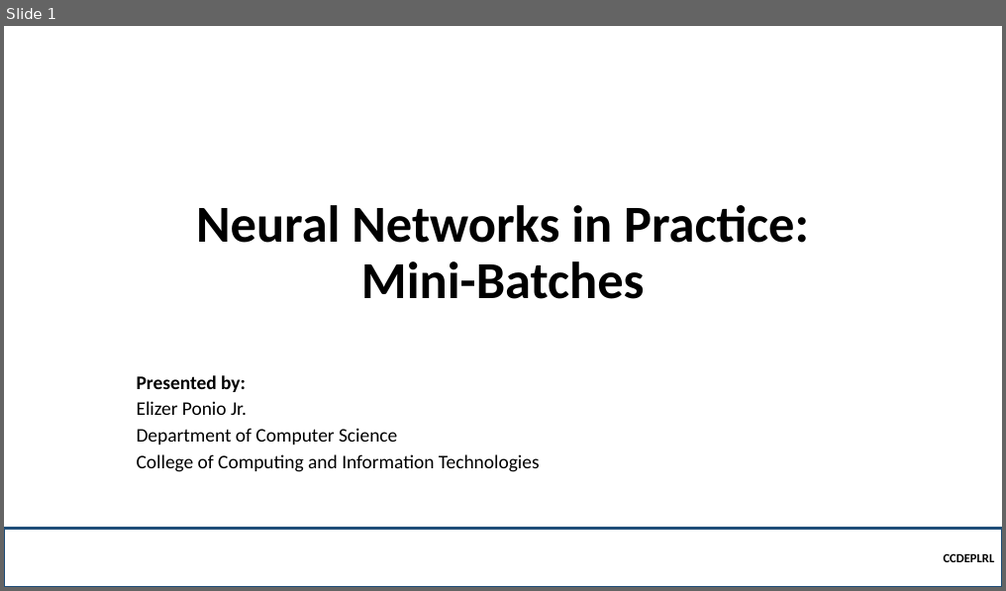
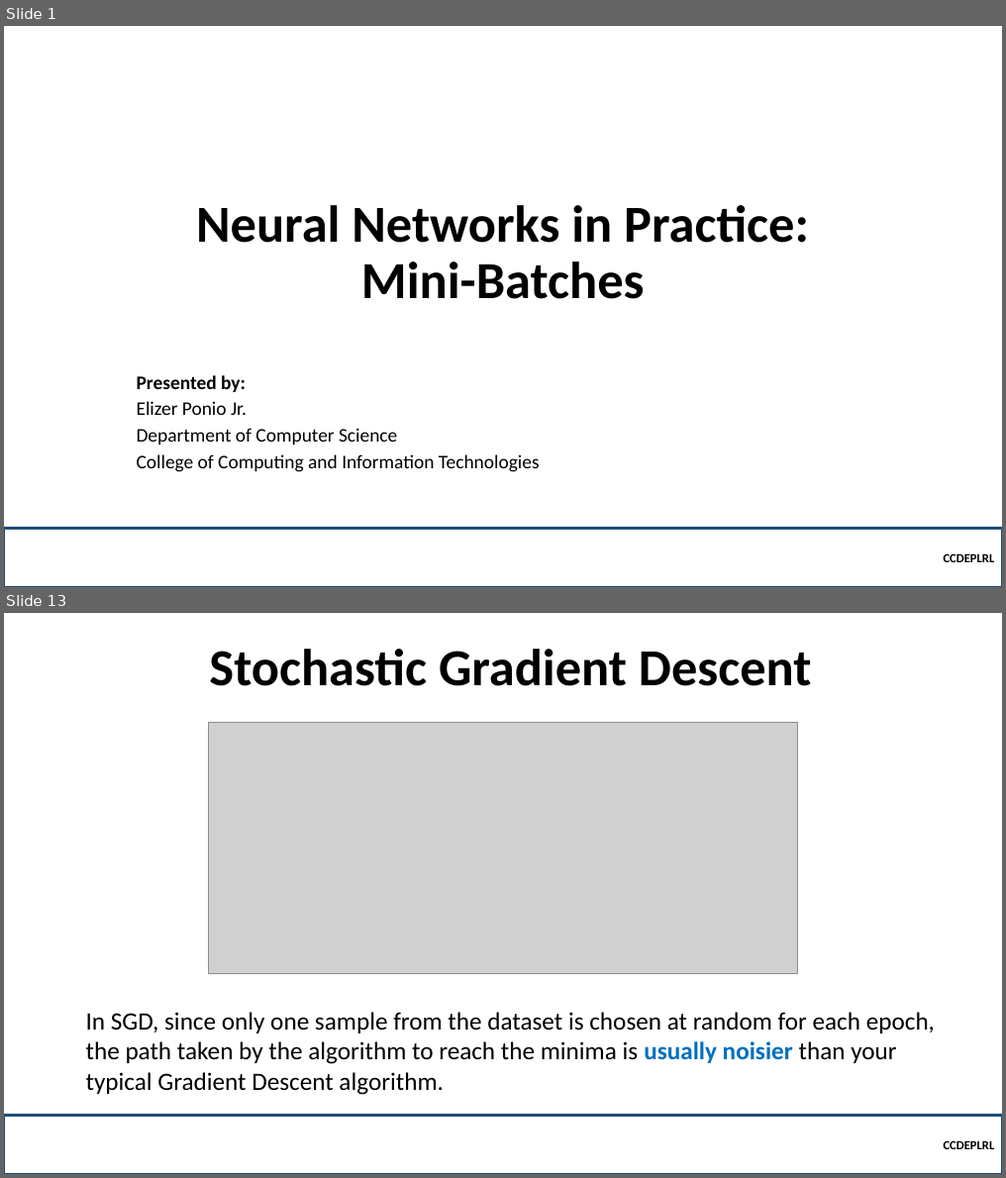
Before and after one commit to robitussin/CCDEPLRL, a slide deck: Week 3 - Neural Networks in Practice/Mini-Batches.pptx. Shown one above the other, each under a label of ours: slide 1 before the commit, slides 1 and 13 after it; the slides between them are not shown. The pictures are 1006x591 and 1006x1178 pixels, drawn with LibreOffice and Linux fonts; fonts in the diff are those of the drawing; grey boxes stand for pictures; background and template pictures are left out. Boxes give left, top, right and bottom in pixels: in the first picture for what was removed or moved away, otherwise in the second. Text is boxed around its words. In the diff, an @@ line names an element or a change of style, - is before the commit and + after.

```diff
--- a/Week 3 - Neural Networks in Practice/Mini-Batches.pptx
+++ b/Week 3 - Neural Networks in Practice/Mini-Batches.pptx
@@ slide 13 added at bbox=[4, 613, 1002, 1174], background picture (left out) @@
@@ title added at bbox=[209, 649, 812, 686], 50 pt, text #000000, bold @@
+Stochastic Gradient Descent
@@ picture added at bbox=[208, 722, 798, 973] @@
@@ text added at bbox=[86, 1012, 935, 1095], 24 pt, text #000000 @@
+In SGD, since only one sample from the dataset is chosen at random for each epoch, the path taken by the algorithm to reach the minima is usually noisier than your typical Gradient Descent algorithm.
@@ rectangle added at bbox=[4, 1115, 1002, 1174], outline #1F4E79 2.25 pt, 12 pt, text #000000, bold @@
+CCDEPLRL
```
Also in this commit, not shown: 9 slides changed, 6 other slides added, 1 other file.
